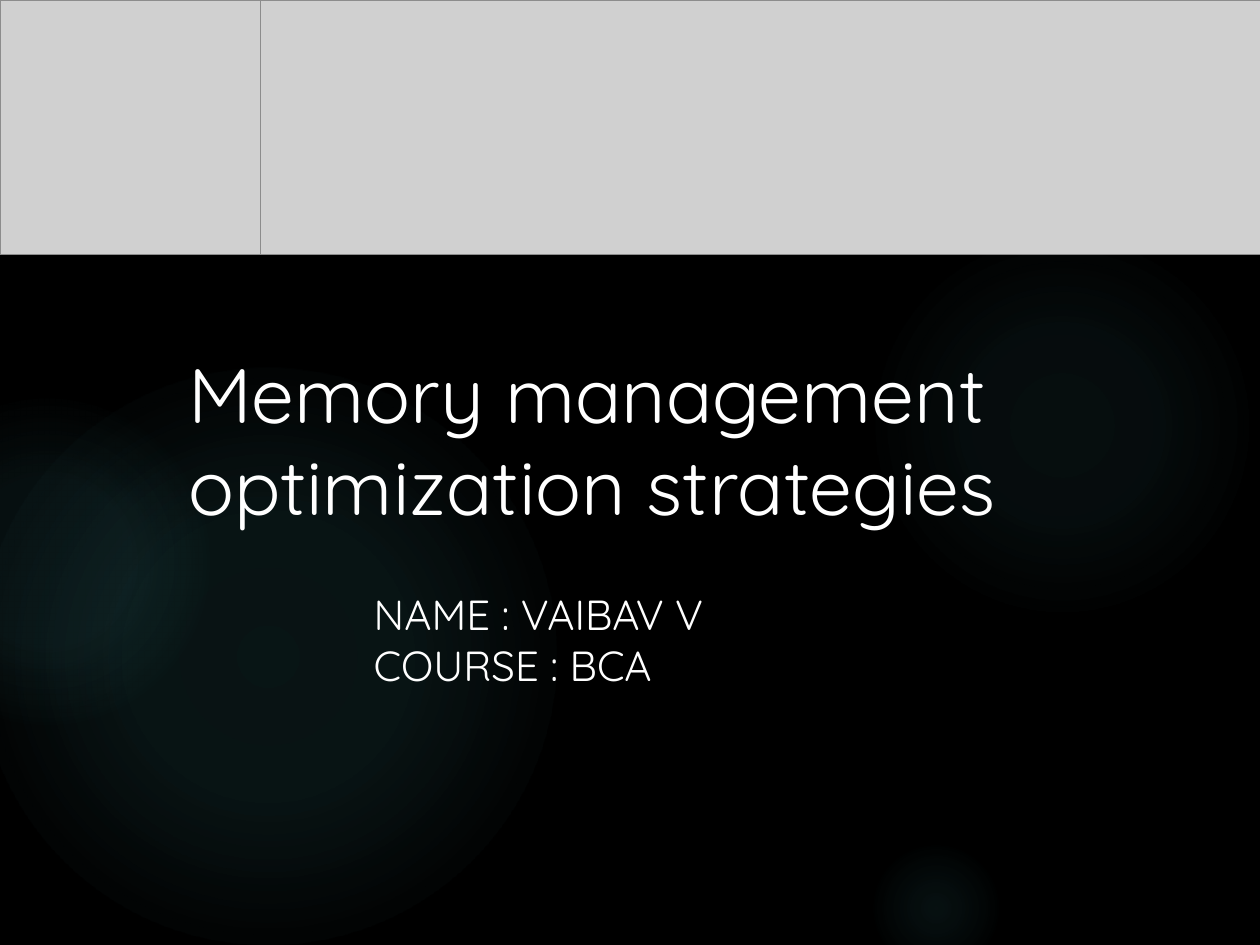
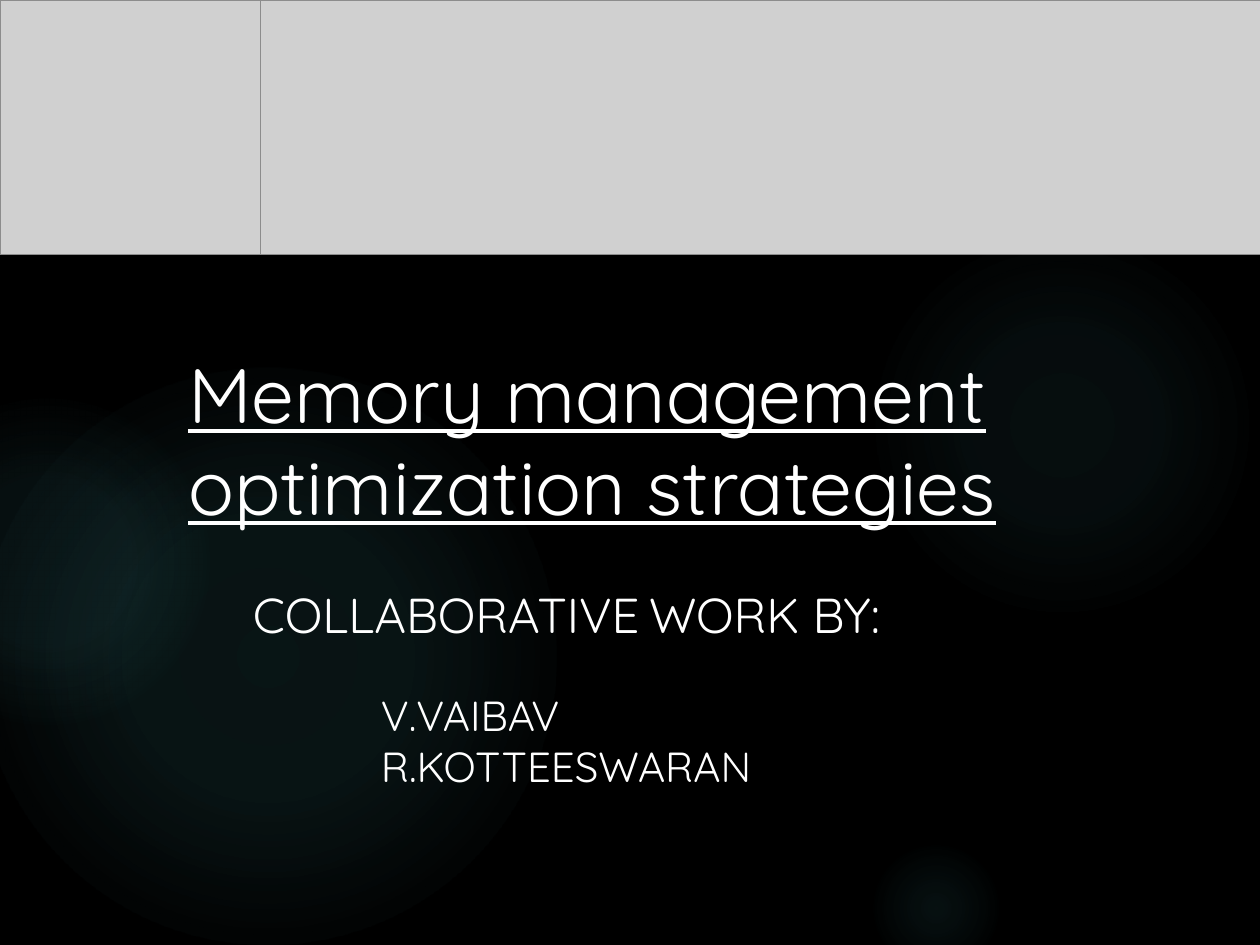
Before and after one commit to vaibavv360-create/-Powerpoint-Presentation, a slide deck: slide 1 of W1.pptx. Drawn at 1260x945 pixels with LibreOffice and Linux fonts; fonts in the diff are those of the drawing; grey boxes stand for pictures; background and template pictures are left out. Boxes give left, top, right and bottom in pixels: in the first picture for what was removed or moved away, otherwise in the second. Text is boxed around its words. In the diff, an @@ line names an element or a change of style, - is before the commit and + after.

```diff
--- a/W1.pptx
+++ b/W1.pptx
@@ text "Memory management optimization strategies" at <box>188,369,996,531</box>: underline on @@
@@ text added at <box>253,598,880,634</box>, 28 pt, text #FFFFFF @@
+COLLABORATIVE WORK BY:
@@ text at <box>381,701,751,783</box>: text changed @@
-NAME : VAIBAV V
-COURSE : BCA
+V.VAIBAV
+R.KOTTEESWARAN
```
Also in this commit, not shown: 3 other slides changed.
